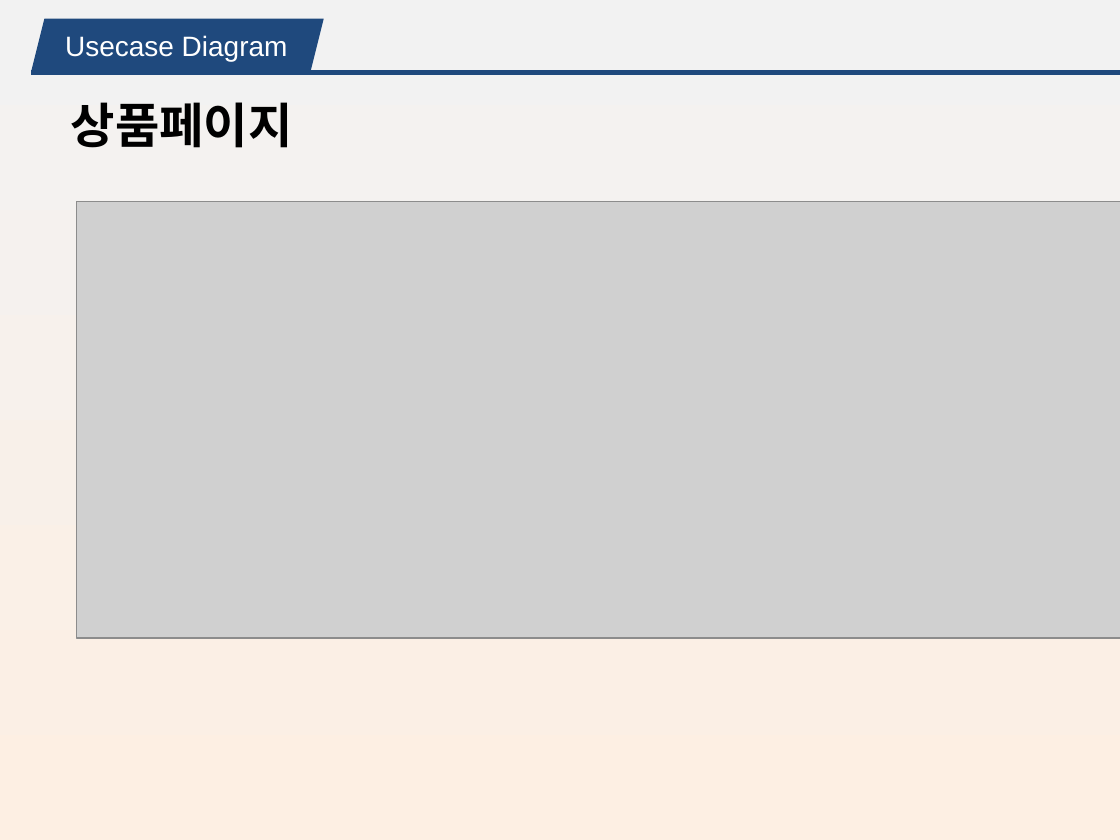
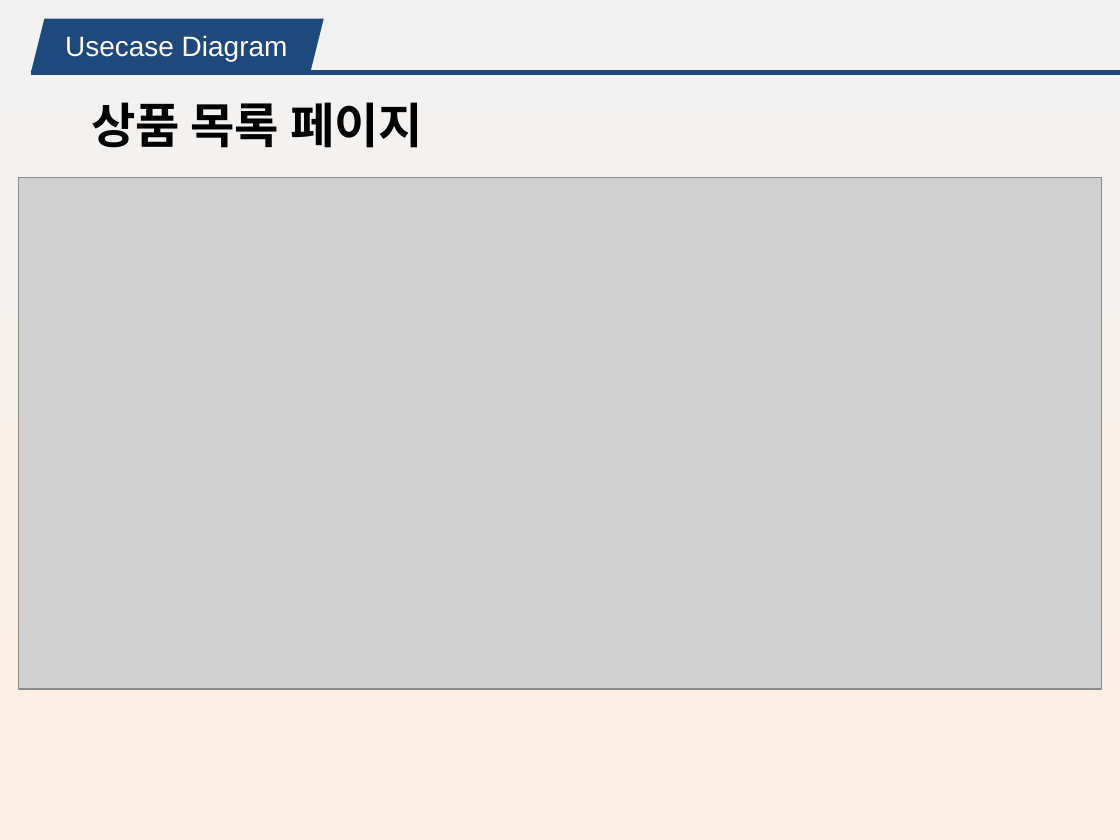
Before and after one commit to minhyeok2487/Project_KeyboardMarket, a slide deck: slide 32 of 키보드 쇼핑몰_MTS.pptx (slide 31 before the commit). Drawn at 1120x840 pixels with LibreOffice and Linux fonts; fonts in the diff are those of the drawing; grey boxes stand for pictures. Boxes give left, top, right and bottom in pixels: in the first picture for what was removed or moved away, otherwise in the second. Text is boxed around its words. In the diff, an @@ line names an element or a change of style, - is before the commit and + after.

```diff
--- a/키보드 쇼핑몰_MTS.pptx
+++ b/키보드 쇼핑몰_MTS.pptx
@@ text at [91,102,423,148]: text changed @@
-상품페이지
+상품 목록 페이지
@@ picture: place and size @@
-picture at [76,202,1120,638]
+picture at [19,178,1102,689]
```
Also in this commit, not shown: 10 other slides changed, 4 slides added, 2 slides removed, 12 other files.
